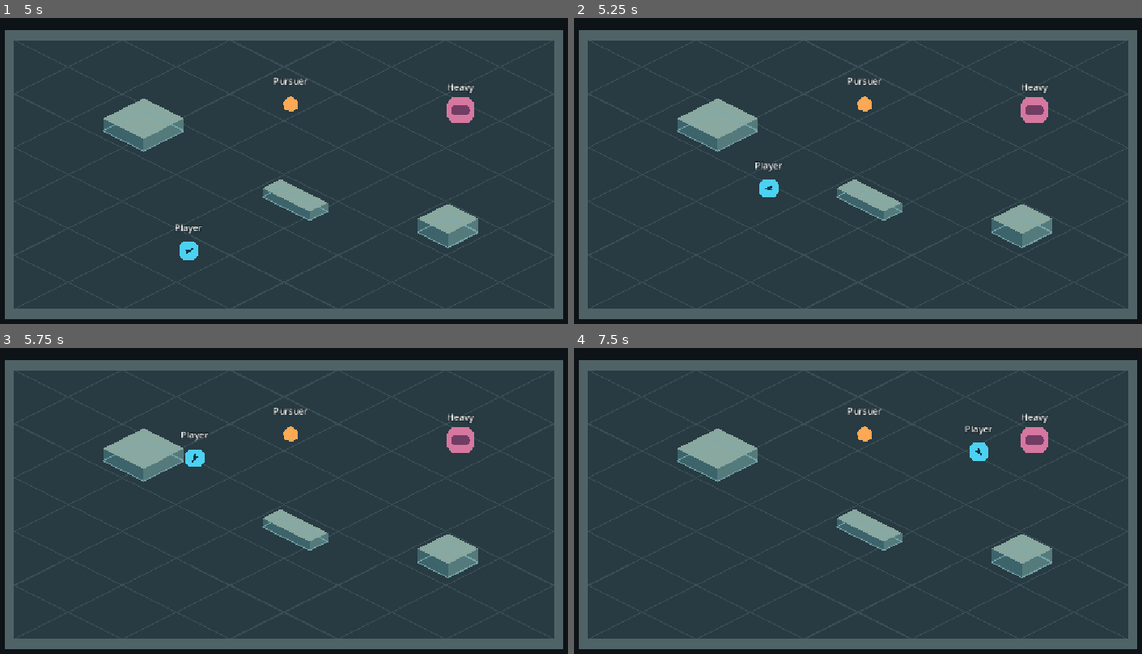
Above: before the commit, frames 1-4 (two rows, left to right).
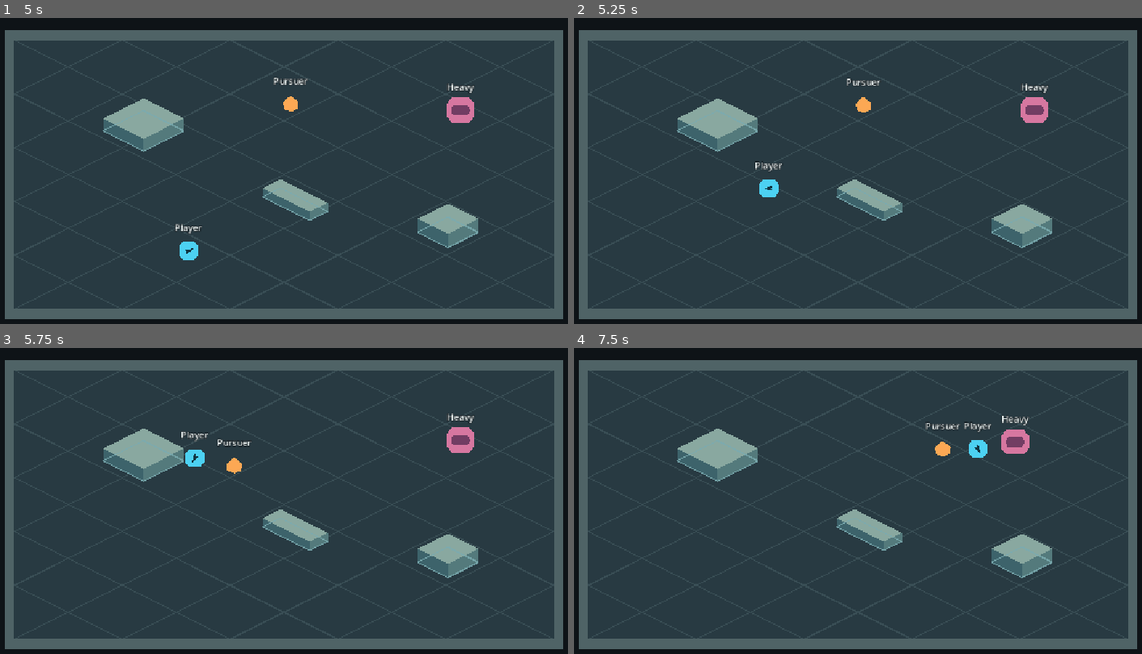
Above: after the commit, the same moments.

Repository: interneth3ro/factory-arpg
Game: Godot game, scene res://scenes/combat/combat_test_arena.tscn
Two runs of this game, one before a commit and one after it. Both use one fixed random seed, a clock stepped at 60 frames per second and the inputs below. The project has no main scene, so this scene is started directly.
Inputs (mouse positions are in pixels of both pictures, inside the frame that each line leads up to):
- Up to frame 1 (5 s): tap Enter at 0.5 s; move the mouse to (249, 247) at 0.52 s; press the mouse at (249, 247) at 0.53 s; hold W (move_up) 0.53-2.03 s; move the mouse to (477, 229) at 1.27 s; release the mouse at (477, 229) at 1.28 s; tap Space (dodge) at 1.35 s; move the mouse to (90, 118) at 2.02 s; hold A (move_left) 2.03-3.53 s; tap 1 (weapon_1) at 2.1 s; move the mouse to (318, 174) at 2.77 s; tap 2 (weapon_2) at 2.85 s; tap F5 (reset_combat_test) at 3.5, 4.25 s; move the mouse to (187, 85) at 3.52 s; hold S (move_down) 3.53-4.28 s; tap 3 (weapon_3) at 3.6 s; move the mouse to (426, 155) at 4.27 s; hold D (move_right) from 4.28 s (still down); click (426, 155) at 4.35 s
- Up to frame 2 (5.25 s): move the mouse to (727, 192) at 5.02 s; release D (move_right) at 5.03 s; hold W (move_up) from 5.03 s (still down); tap Space (dodge) at 5.1 s
- Up to frame 3 (5.75 s): keep holding W (move_up)
- Up to frame 4 (7.5 s): move the mouse to (920, 424) at 5.77 s; release W (move_up) at 5.78 s; hold D (move_right) from 5.78 s (still down); tap 1 (weapon_1) at 5.85 s; move the mouse to (823, 577) at 6.52 s; tap 2 (weapon_2) at 6.6 s; move the mouse to (1051, 559) at 7.27 s; tap 3 (weapon_3) at 7.35 s

Frame 1 is identical in both runs. In frame 2, 0.1% of the frame differs, in the area x 48-55%, y 19-31%; in frame 3, 0.3%; in frame 4, 1.3%, in the area x 48-84%, y 19-37%.

Commit message:
fix: submit enemy velocity to the shared avoidance solver

Diff:
--- a/scenes/combat/enemy_movement.gd
+++ b/scenes/combat/enemy_movement.gd
@@ -51,7 +51,7 @@
 	_clear_motion(State.IDLE)
 	_reset_frame = Engine.get_physics_frames()
 	_avoidance.avoidance_enabled = true
-	_avoidance.set_velocity_forced(Vector2.ZERO)
+	NavigationServer2D.agent_set_velocity_forced(_avoidance.get_rid(), Vector2.ZERO)
 
 
 func _clear_motion(next: State) -> void:
@@ -61,7 +61,7 @@
 	_moving = false
 	_speed = 0.0
 	_body.velocity = Vector2.ZERO
-	_avoidance.velocity = Vector2.ZERO
+	NavigationServer2D.agent_set_velocity(_avoidance.get_rid(), Vector2.ZERO)
 	_avoidance.avoidance_priority = 1.0
 
 
@@ -132,7 +132,9 @@
 		preferred = Vector2.ZERO
 	_moving = not preferred.is_zero_approx()
 	_avoidance.avoidance_priority = 0.5 if _moving else 1.0
-	_avoidance.velocity = preferred
+	# Godot 4.7.2 only forwards node velocity when that node has a path target.
+	# This sibling handles avoidance only, so submit to its server agent directly.
+	NavigationServer2D.agent_set_velocity(_avoidance.get_rid(), preferred)
 
 
 func _map_ready() -> bool:
Not shown, added: scenes/combat/arena_navigation.gd.uid
Not shown, added: scenes/combat/enemy_movement.gd.uid
